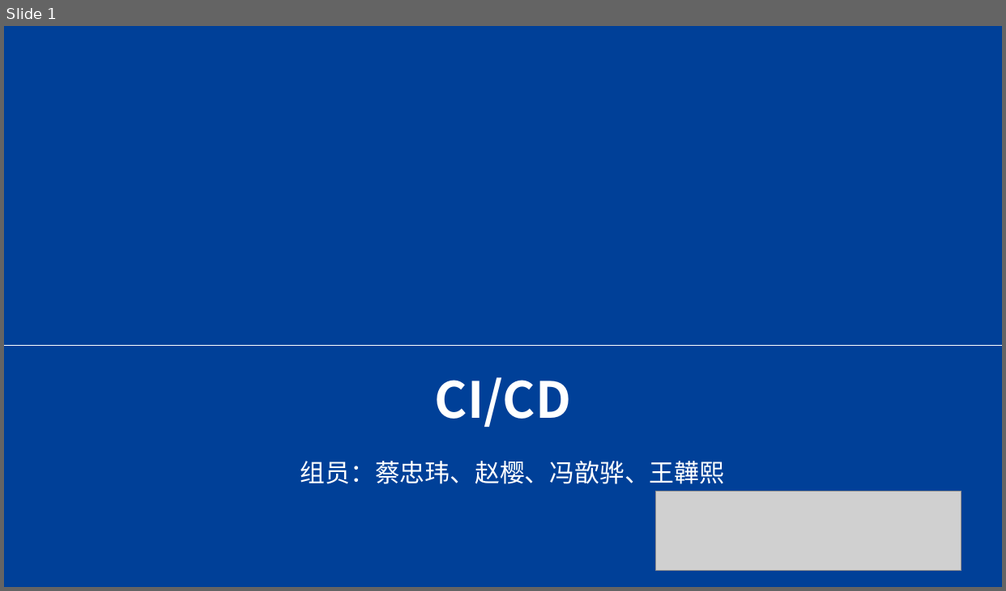
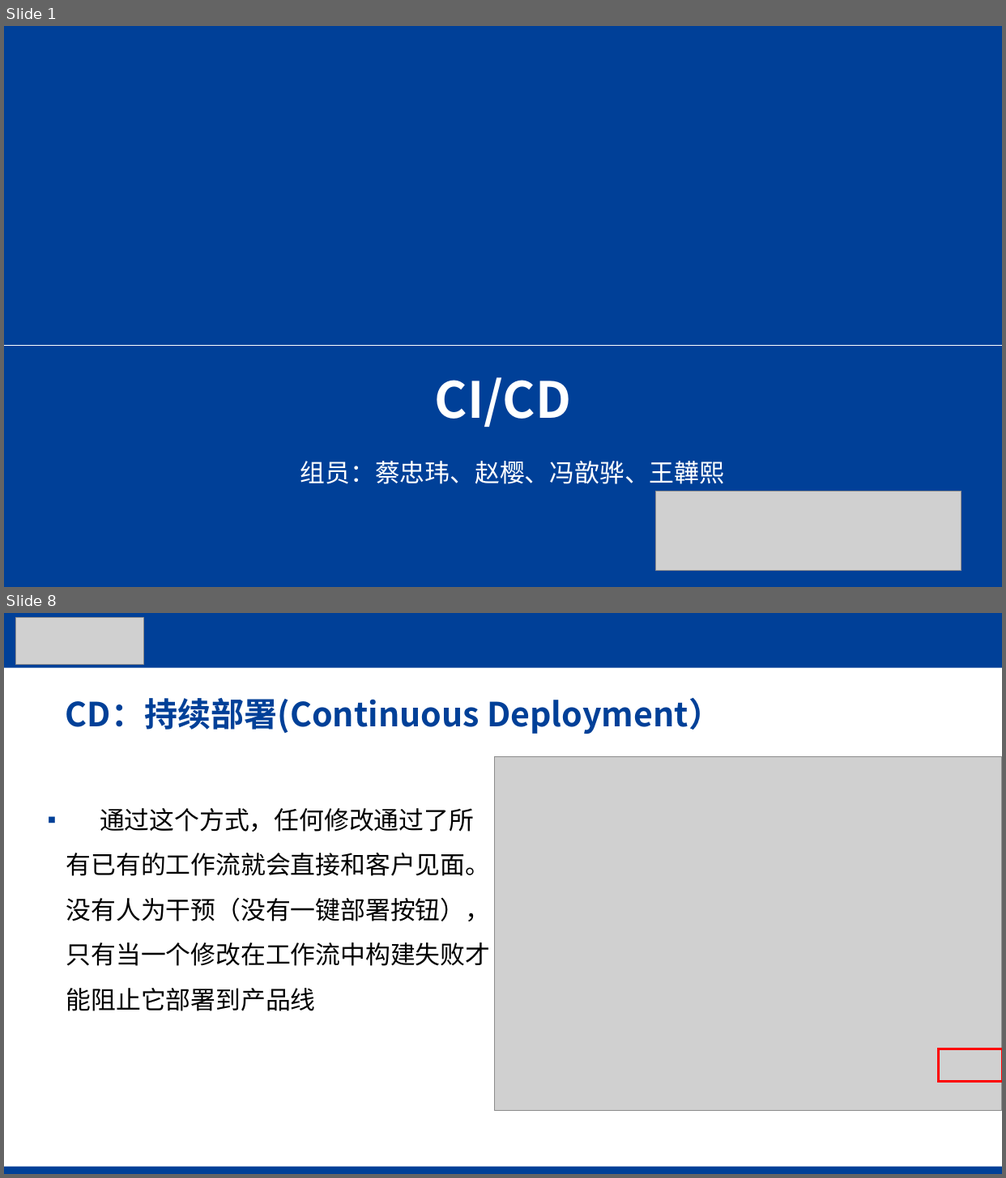
Before and after one commit to sansazhao/CI-CD, a slide deck: CICD介绍.pptx. Shown one above the other, each under a label of ours: slide 1 before the commit, slides 1 and 8 after it; the slides between them are not shown. The pictures are 1006x591 and 1006x1178 pixels, drawn with LibreOffice and Linux fonts; fonts in the diff are those of the drawing; grey boxes stand for pictures; background and template pictures are left out. Boxes give left, top, right and bottom in pixels: in the first picture for what was removed or moved away, otherwise in the second. Text is boxed around its words. In the diff, an @@ line names an element or a change of style, - is before the commit and + after.

```diff
--- a/CICD介绍.pptx
+++ b/CICD介绍.pptx
@@ slide 8 added at [4,613,1002,1174], background #FFFFFF @@
@@ rectangle added at [4,613,1002,667], fill #004098 @@
@@ picture added at [15,618,143,665] @@
@@ title added at [66,697,722,735], 32 pt, text #004098, bold @@
+CD：持续部署(Continuous Deployment）
@@ picture added at [494,756,1002,1112] @@
@@ text added at [66,808,491,1012], 24 pt, text #000000 @@
+▪ 通过这个方式，任何修改通过了所有已有的工作流就会直接和客户见面。没有人为干预（没有一键部署按钮），只有当一个修改在工作流中构建失败才能阻止它部署到产品线
@@ rectangle added at [939,1050,1002,1082], outline #FF0000 2.25 pt @@
@@ rectangle added at [4,1167,1002,1174], fill #004098 @@
```
Also in this commit, not shown: 6 slides changed, 5 other slides added.
